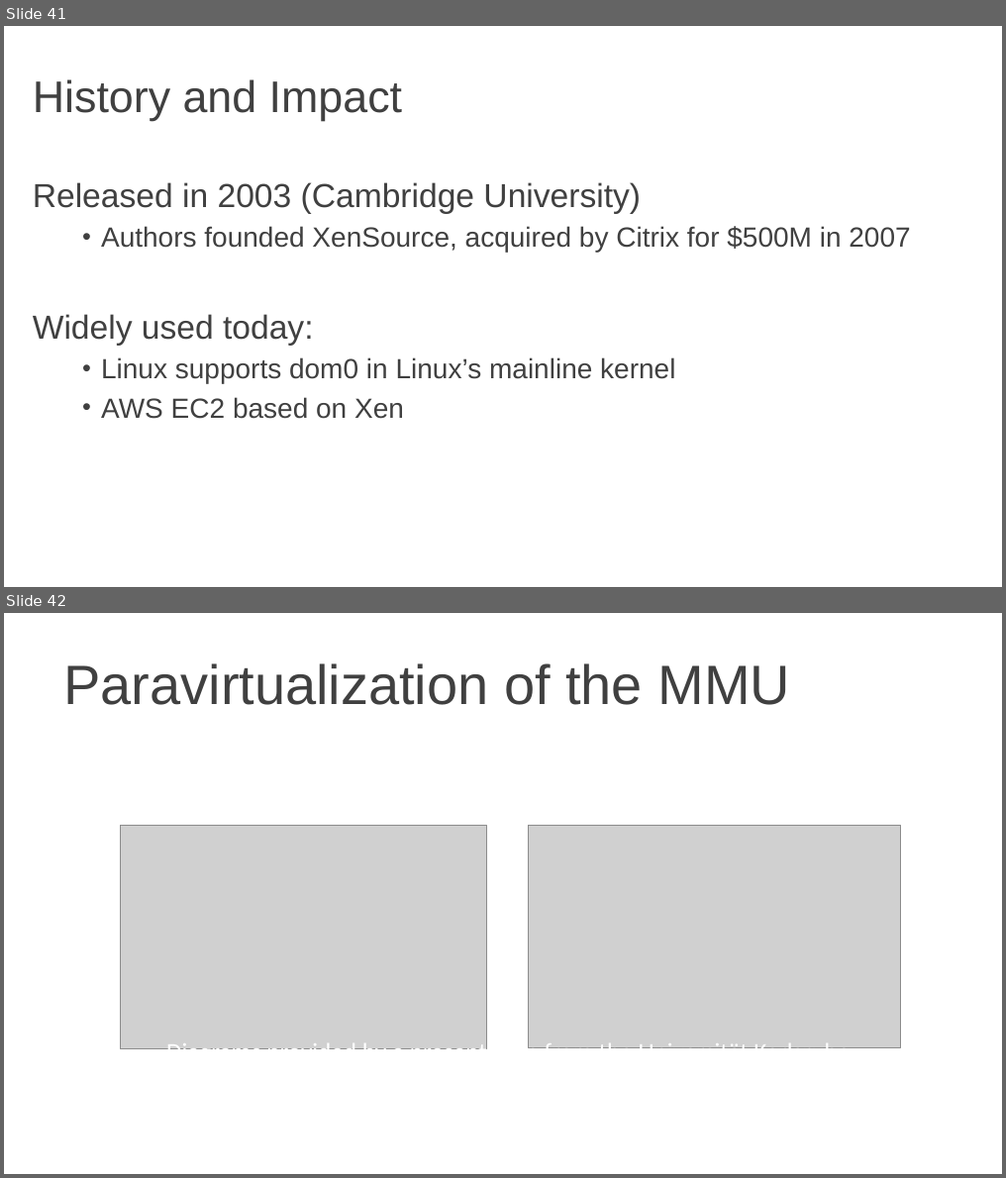
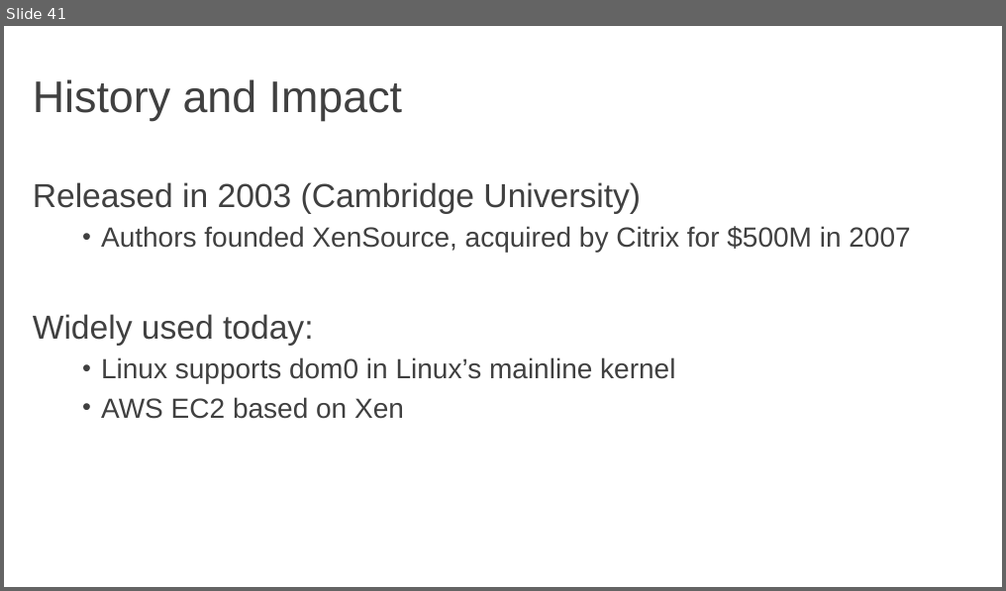
Before and after one commit to amplab/cs262a-fall2016, a slide deck: notes/10-VMs-Disco-Xen.pptx. Shown one above the other, each under a label of ours: slides 41 and 42 before the commit, slide 41 after it. The pictures are 1006x1178 and 1006x591 pixels, drawn with LibreOffice and Linux fonts; fonts in the diff are those of the drawing; grey boxes stand for pictures. Boxes give left, top, right and bottom in pixels: in the first picture for what was removed or moved away, otherwise in the second. Text is boxed around its words. In the diff, an @@ line names an element or a change of style, - is before the commit and + after.

```diff
--- a/notes/10-VMs-Disco-Xen.pptx
+++ b/notes/10-VMs-Disco-Xen.pptx
@@ slide 42 removed at [4, 613, 1002, 1174], background #FFFFFF @@
@@ title removed at [63, 663, 791, 705] @@
-Paravirtualization of the MMU
@@ picture removed at [121, 825, 487, 1049] @@
@@ picture removed at [528, 825, 900, 1048] @@
@@ text removed at [166, 1040, 849, 1050] @@
-Diagrams provided by a presentation from the Universität Karlsruhe
```
Also in this commit, not shown: 1 slide changed, 1 slide added, 5 other files.
